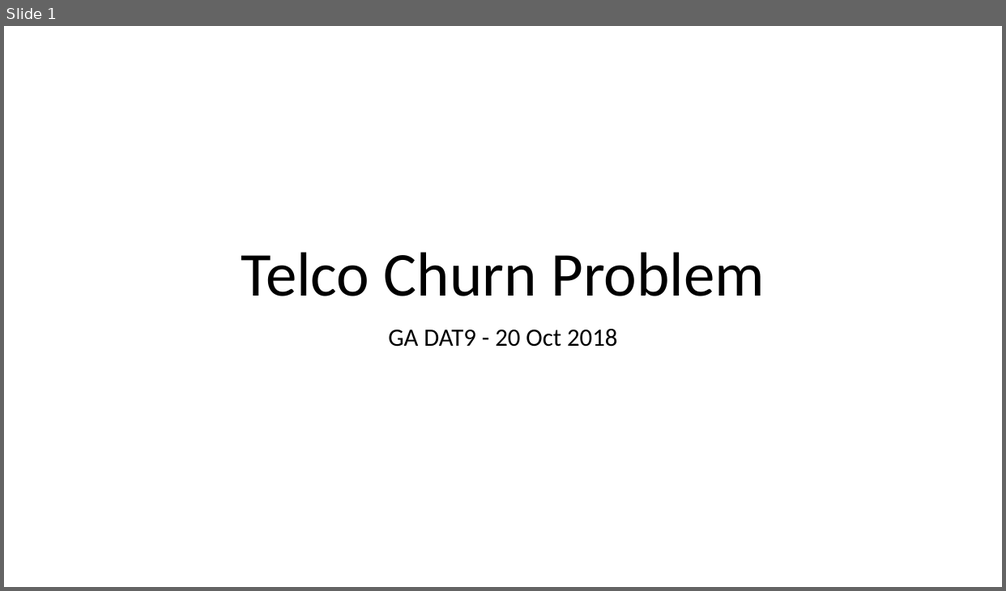
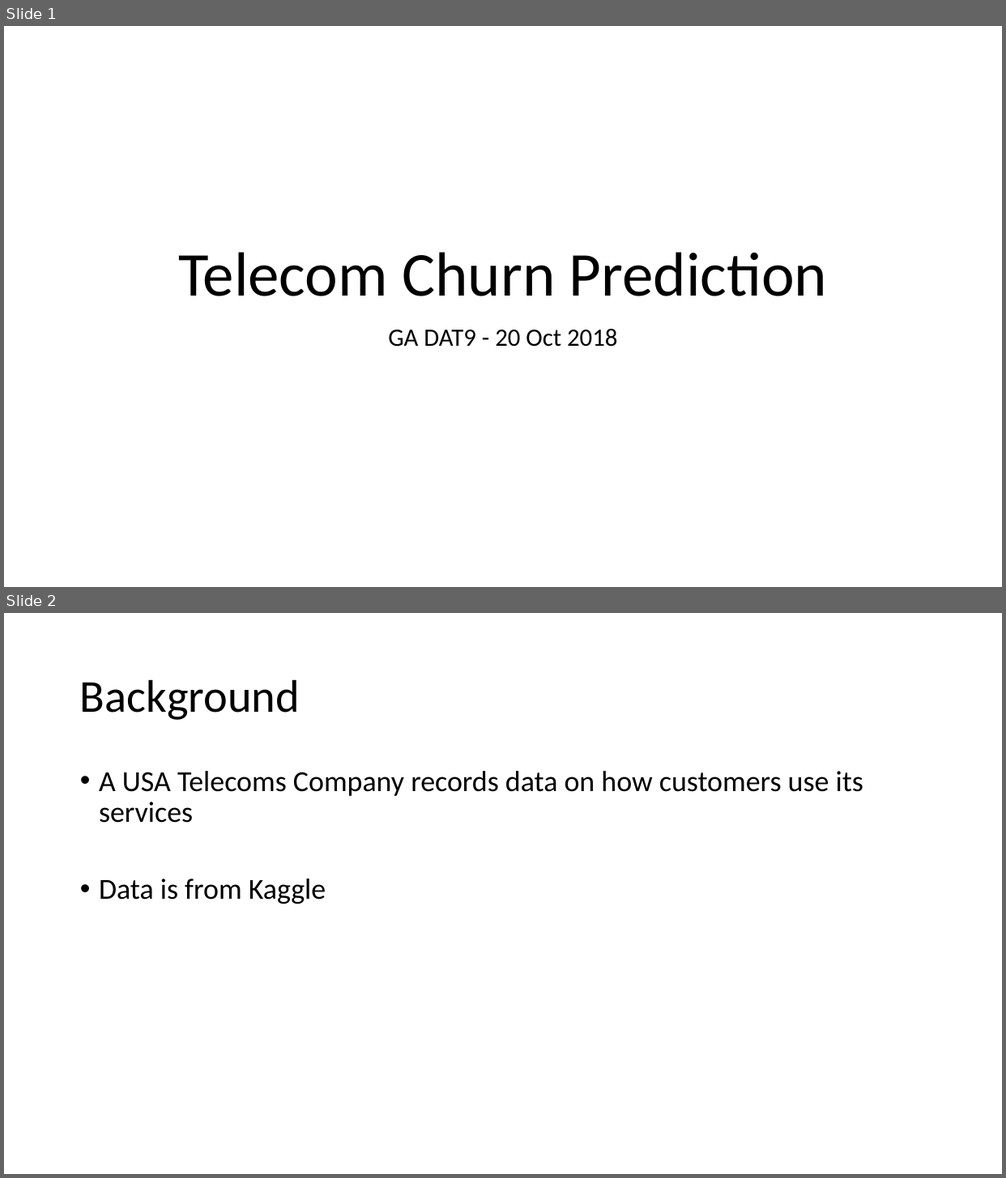
Before and after one commit to RhysZH/GA-DAT9-Projects1, a slide deck: R_Morgan_Project4_Files/R_Morgan_Project4_Presentation.pptx. Shown one above the other, each under a label of ours: slide 1 before the commit, slides 1 and 2 after it. The pictures are 1006x591 and 1006x1178 pixels, drawn with LibreOffice and Linux fonts; fonts in the diff are those of the drawing. Boxes give left, top, right and bottom in pixels: in the first picture for what was removed or moved away, otherwise in the second. Text is boxed around its words. In the diff, an @@ line names an element or a change of style, - is before the commit and + after.

```diff
--- a/R_Morgan_Project4_Files/R_Morgan_Project4_Presentation.pptx
+++ b/R_Morgan_Project4_Files/R_Morgan_Project4_Presentation.pptx
@@ slide 2 added at (4, 613, 1002, 1174), background #FFFFFF @@
@@ title added at (80, 679, 300, 720), 44 pt, text #000000 @@
+Background
@@ text added at (99, 771, 863, 904), 28 pt, text #000000 @@
+• A USA Telecoms Company records data on how customers use its services
+• Data is from Kaggle
@@ slide 1 changed as well @@
@@ title at (178, 252, 827, 297): text changed @@
-Telco Churn Problem
+Telecom Churn Prediction
```
Also in this commit, not shown: 2 other slides changed, 2 other slides added, 2 slides removed, 6 other files.
